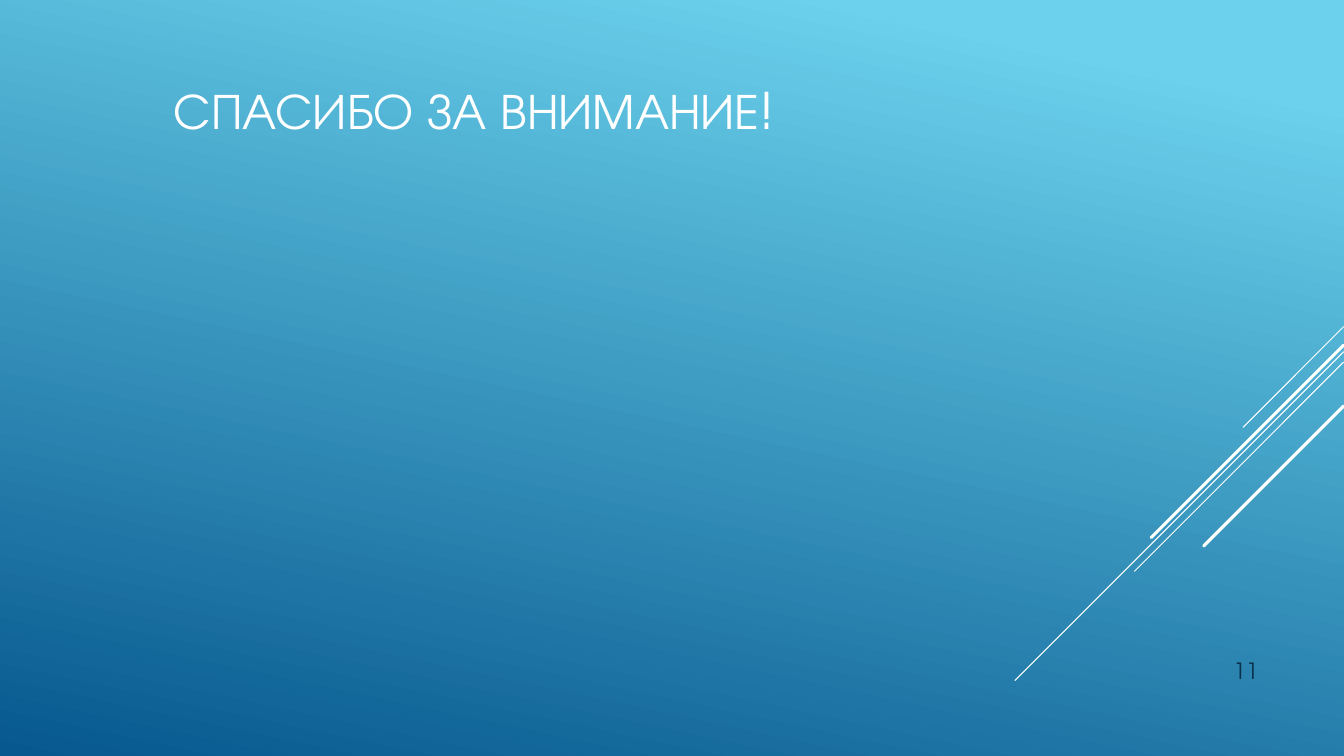
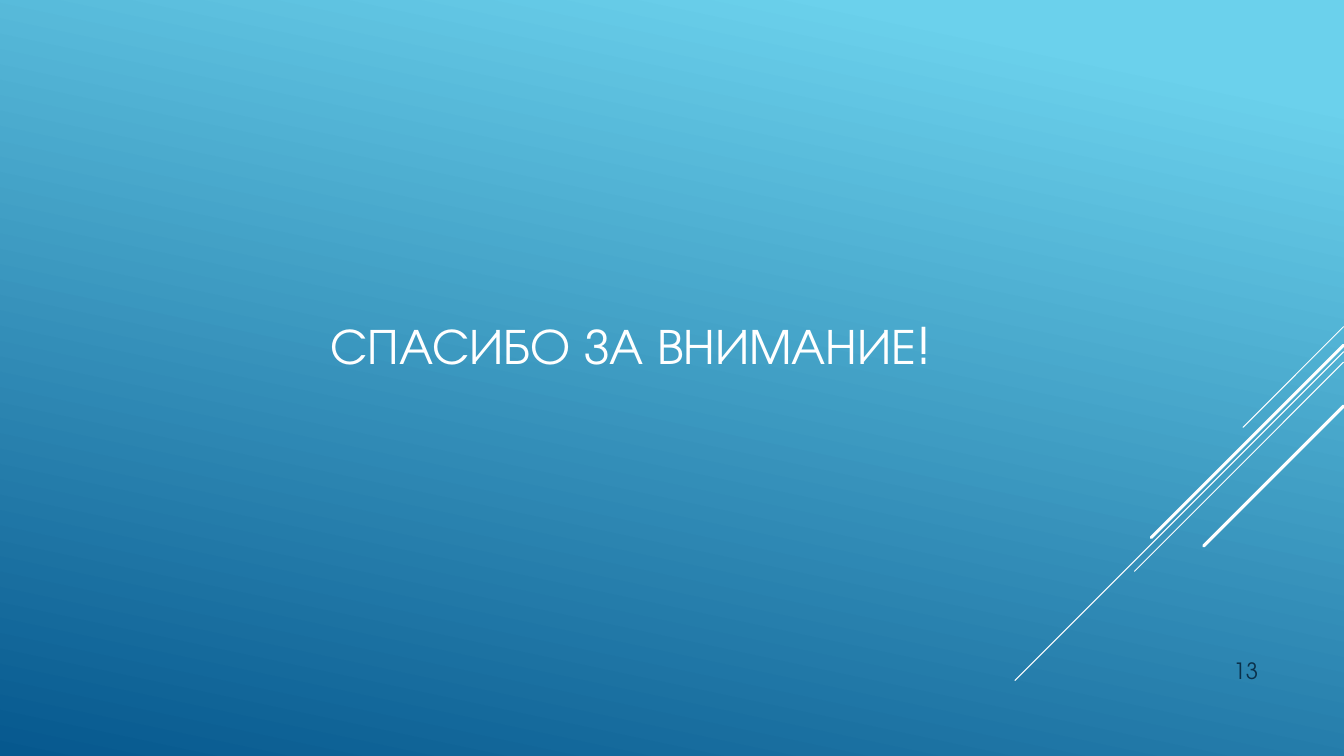
Before and after one commit to JacKira/Airbus_ship_detection, a slide deck: slide 13 of Отчет/ВКР презентация.pptx (slide 11 before the commit). Drawn at 1344x756 pixels with LibreOffice and Linux fonts; fonts in the diff are those of the drawing. Boxes give left, top, right and bottom in pixels: in the first picture for what was removed or moved away, otherwise in the second. Text is boxed around its words. In the diff, an @@ line names an element or a change of style, - is before the commit and + after.

```diff
--- a/Отчет/ВКР презентация.pptx
+++ b/Отчет/ВКР презентация.pptx
@@ title "СПАСИБО ЗА ВНИМАНИЕ!": place and size @@
-title "СПАСИБО ЗА ВНИМАНИЕ!" at bbox=[174, 94, 760, 130]
+title "СПАСИБО ЗА ВНИМАНИЕ!" at bbox=[330, 329, 916, 365]
@@ page number at bbox=[1233, 662, 1258, 679]: text changed @@
-11
+13
```
Also in this commit, not shown: 2 other slides changed, 4 slides added, 2 slides removed, 1 other file.
